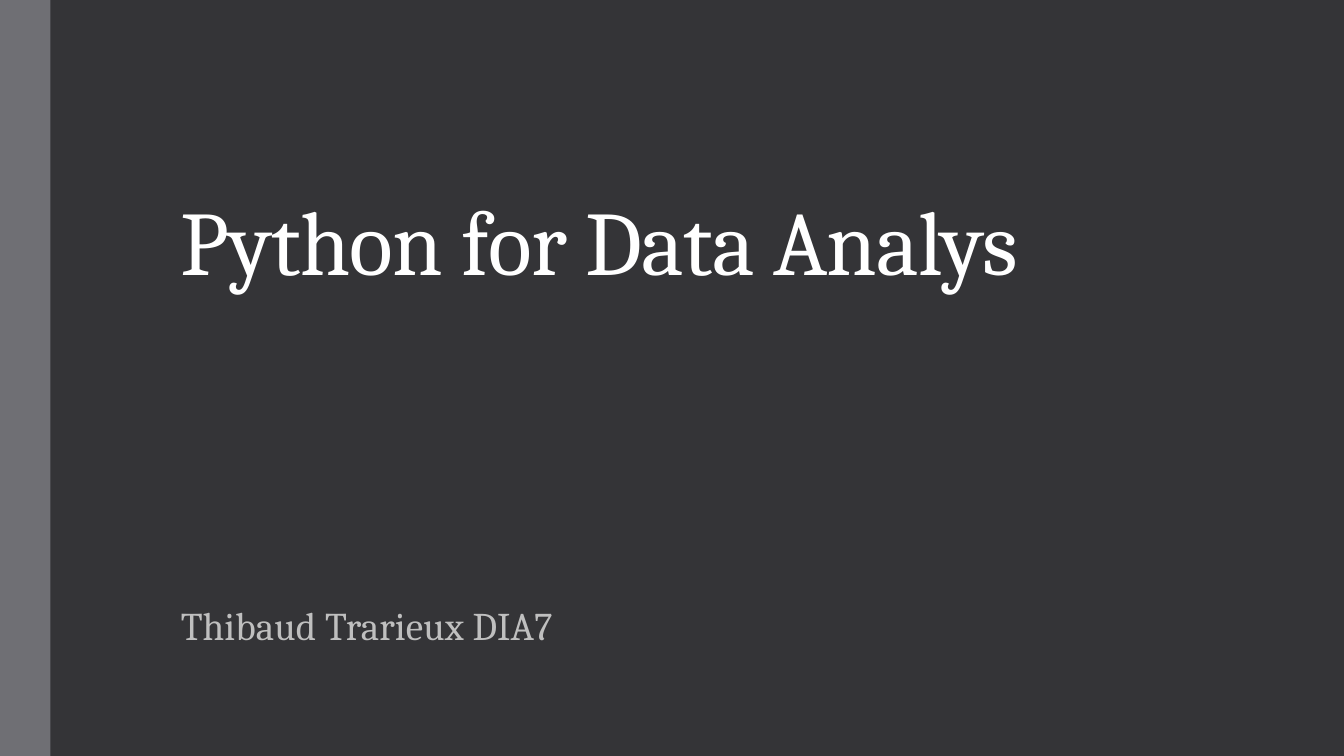
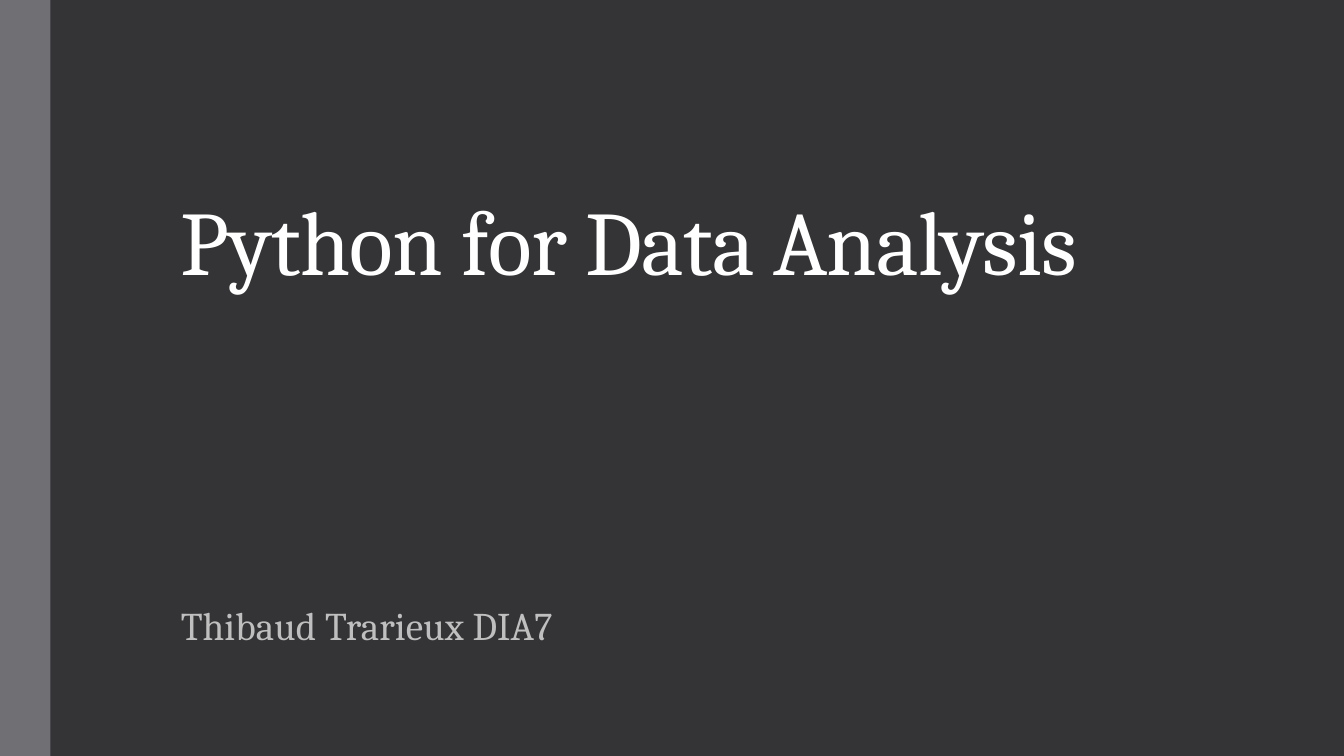
Before and after one commit to thibaudtrx/Python-for-DA-Project-Obesity-dataset, a slide deck: slide 1 of Obesity_dataset_presentation.pptx. Drawn at 1344x756 pixels with LibreOffice and Linux fonts; fonts in the diff are those of the drawing. Boxes give left, top, right and bottom in pixels: in the first picture for what was removed or moved away, otherwise in the second. Text is boxed around its words. In the diff, an @@ line names an element or a change of style, - is before the commit and + after.

```diff
--- a/Obesity_dataset_presentation.pptx
+++ b/Obesity_dataset_presentation.pptx
@@ title at [181,210,1077,295]: text changed @@
-Python for Data Analys
+Python for Data Analysis
```
